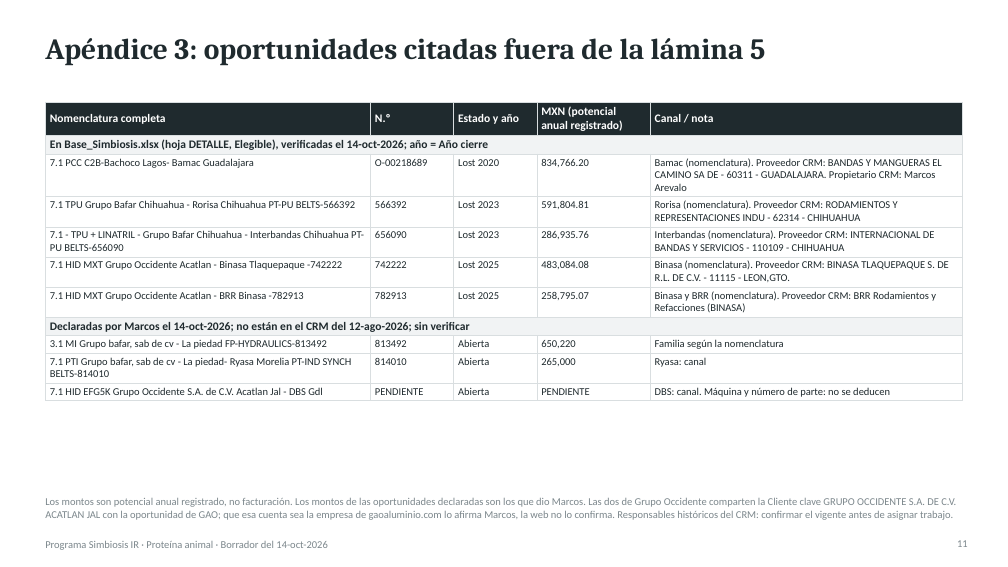
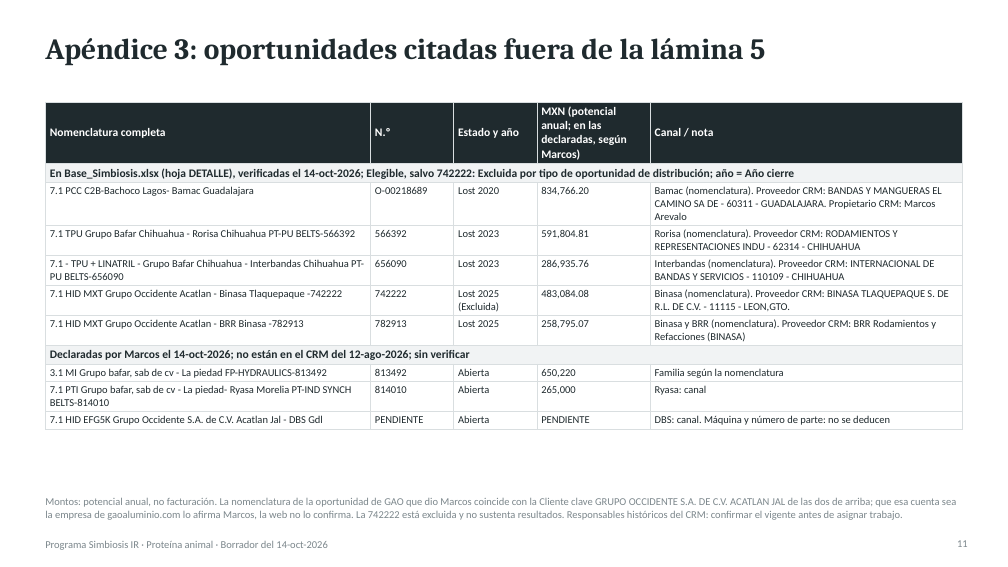
Before and after one commit to Marckqalex/Simbiosis-IR, a slide deck: slide 11 of entregables/Simbiosis_IR_Proteina_Animal_Entregable1.pptx. Drawn at 1008x567 pixels with LibreOffice and Linux fonts; fonts in the diff are those of the drawing. Boxes give left, top, right and bottom in pixels: in the first picture for what was removed or moved away, otherwise in the second. Text is boxed around its words. In the diff, an @@ line names an element or a change of style, - is before the commit and + after.

```diff
--- a/entregables/Simbiosis_IR_Proteina_Animal_Entregable1.pptx
+++ b/entregables/Simbiosis_IR_Proteina_Animal_Entregable1.pptx
@@ table at box(45, 102, 963, 429) @@
-row 1, column 4: MXN (potencial anual registrado)
+row 1, column 4: MXN (potencial anual; en las declaradas, según Marcos)
-row 2, column 1: En Base_Simbiosis.xlsx (hoja DETALLE, Elegible), verificadas el 14-oct-2026; año = Año cierre
+row 2, column 1: En Base_Simbiosis.xlsx (hoja DETALLE), verificadas el 14-oct-2026; Elegible, salvo 742222: Excluida por tipo de oportunidad de distribución; año = Año cierre
-row 6, column 3: Lost 2025
+row 6, column 3: Lost 2025 (Excluida)
@@ text at box(45, 498, 956, 520): text changed @@
-Los montos son potencial anual registrado, no facturación. Los montos de las oportunidades declaradas son los que dio Marcos. Las dos de Grupo Occidente comparten la Cliente clave GRUPO OCCIDENTE S.A. DE C.V. ACATLAN JAL con la oportunidad de GAO; que esa cuenta sea la empresa de gaoaluminio.com lo afirma Marcos, la web no lo confirma. Responsables históricos del CRM: confirmar el vigente antes de asignar trabajo.
+Montos: potencial anual, no facturación. La nomenclatura de la oportunidad de GAO que dio Marcos coincide con la Cliente clave GRUPO OCCIDENTE S.A. DE C.V. ACATLAN JAL de las dos de arriba; que esa cuenta sea la empresa de gaoaluminio.com lo afirma Marcos, la web no lo confirma. La 742222 está excluida y no sustenta resultados. Responsables históricos del CRM: confirmar el vigente antes de asignar trabajo.
```
Also in this commit, not shown: 4 other slides changed, 2 other files.
